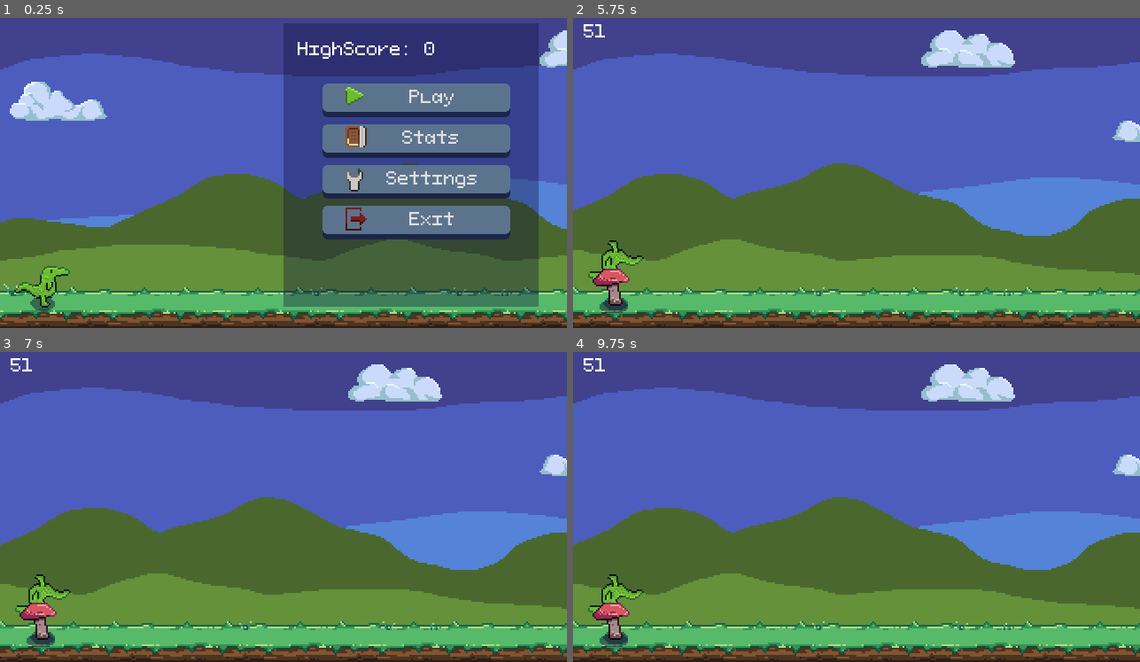
Above: before the commit, frames 1-4 (two rows, left to right).
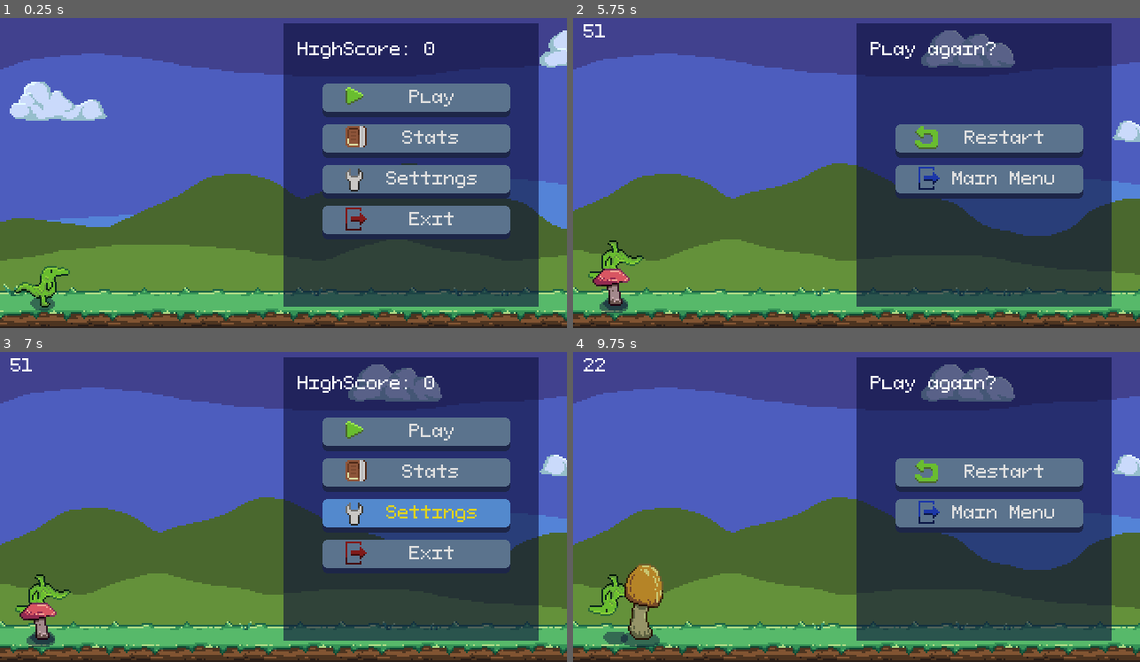
Above: after the commit, the same moments.

Repository: zMenta/DinosaurRun
Game: Godot game, scene res://main/Main.tscn
The game is run twice, just before and just after one commit, with the same random seed, the same clock (stepped at 60 frames per second) and the same inputs.
Inputs (mouse positions are in pixels of both pictures, inside the frame that each line leads up to):
- Up to frame 1 (0.25 s): no input
- Up to frame 2 (5.75 s): click "Play" at 0.5 s; tap Space (jump) at 1.52, 2.27, 3.77, 4.52, 5.27 s
- Up to frame 3 (7 s): click (413, 476) at 5.75 s, where only the run after the commit has a clickable "Restart"; click (413, 516) at 6.5 s, where only the run after the commit has a clickable "Main Menu"
- Up to frame 4 (9.75 s): click (986, 435) at 7.25 s, where only the run after the commit has a clickable "Play"; tap Space (jump) at 9.02 s

The runs differ from the first frame. In frame 1, 15% of the frame differs, in the area x 50-95%, y 15-94%; in frame 2, 41%; in frame 3, 40%; in frame 4, 43%, in the area x 1-95%, y 1-96%.

Commit message:
go back button on game over menu

Diff:
--- a/DinosaurRun/main/Main.gd
+++ b/DinosaurRun/main/Main.gd
@@ -8,8 +8,9 @@
 onready var obstacle_manager := $ObstacleManager
 onready var point_timer := $PointTimer
 onready var speed_increase_timer := $SpeedIncreaseTimer
-onready var interface := $Interface
-onready var menu := $MenuMain
+onready var interface := $Interfaces/Interface
+onready var menu_main := $Interfaces/MenuMain
+onready var menu_gameover := $Interfaces/MenuGameOver
 
 var points := 0
 
@@ -18,7 +19,7 @@
 	point_timer.start()
 	speed_increase_timer.start()
 	interface.visible = true
-	menu.visible = false
+	menu_main.visible = false
 	obstacle_manager.start_obstacles()
 
 
@@ -32,6 +33,7 @@
 	map.stop_world()
 	obstacle_manager.stop_obstacles()
 	point_timer.stop()
+	menu_gameover.visible = true
 
 
 func _on_PointTimer_timeout():
@@ -45,3 +47,12 @@
 
 func _on_MenuMain_buttonExit_pressed() -> void:
 	get_tree().quit()
+
+
+func _on_MenuGameOver_buttonRestart_pressed() -> void:
+	pass
+
+
+func _on_MenuGameOver_buttonGoBack_pressed() -> void:
+	menu_main.visible = true
+	menu_gameover.visible = false
--- a/DinosaurRun/main/Main.tscn
+++ b/DinosaurRun/main/Main.tscn
@@ -6,6 +6,7 @@
 [ext_resource path="res://scenes/player/Player.tscn" type="PackedScene" id=4]
 [ext_resource path="res://scenes/interface/interface/Interface.tscn" type="PackedScene" id=5]
 [ext_resource path="res://scenes/interface/menu_main/MenuMain.tscn" type="PackedScene" id=6]
+[ext_resource path="res://scenes/interface/menu_gameover/MenuGameOver.tscn" type="PackedScene" id=7]
 
 [node name="Main" type="Node2D"]
 script = ExtResource( 3 )
@@ -23,13 +24,20 @@
 [node name="PointTimer" type="Timer" parent="."]
 wait_time = 0.1
 
-[node name="Interface" parent="." instance=ExtResource( 5 )]
+[node name="Interfaces" type="Node" parent="."]
+
+[node name="Interface" parent="Interfaces" instance=ExtResource( 5 )]
 visible = false
 
-[node name="MenuMain" parent="." instance=ExtResource( 6 )]
+[node name="MenuMain" parent="Interfaces" instance=ExtResource( 6 )]
+
+[node name="MenuGameOver" parent="Interfaces" instance=ExtResource( 7 )]
+visible = false
 
 [connection signal="player_died" from="Player" to="." method="_on_Player_died"]
 [connection signal="timeout" from="SpeedIncreaseTimer" to="." method="_on_SpeedIncreaseTimer_timeout"]
 [connection signal="timeout" from="PointTimer" to="." method="_on_PointTimer_timeout"]
-[connection signal="buttonExit_pressed" from="MenuMain" to="." method="_on_MenuMain_buttonExit_pressed"]
-[connection signal="buttonPlay_pressed" from="MenuMain" to="." method="_on_MenuMain_buttonPlay_pressed"]
+[connection signal="buttonExit_pressed" from="Interfaces/MenuMain" to="." method="_on_MenuMain_buttonExit_pressed"]
+[connection signal="buttonPlay_pressed" from="Interfaces/MenuMain" to="." method="_on_MenuMain_buttonPlay_pressed"]
+[connection signal="buttonGoBack_pressed" from="Interfaces/MenuGameOver" to="." method="_on_MenuGameOver_buttonGoBack_pressed"]
+[connection signal="buttonRestart_pressed" from="Interfaces/MenuGameOver" to="." method="_on_MenuGameOver_buttonRestart_pressed"]
--- a/DinosaurRun/scenes/interface/menu/menu.tscn
+++ b/DinosaurRun/scenes/interface/menu/menu.tscn
@@ -9,7 +9,7 @@
 margin_top = 8.0
 margin_right = 304.0
 margin_bottom = 168.0
-color = Color( 0.0470588, 0.054902, 0.223529, 0.352941 )
+color = Color( 0.0470588, 0.054902, 0.223529, 0.592157 )
 
 [node name="LabelTitle" type="Label" parent="ColorRect"]
 margin_left = 8.0
--- /dev/null
+++ b/DinosaurRun/scenes/interface/menu_gameover/MenuGameOver.gd
@@ -0,0 +1,10 @@
+extends Control
+
+signal buttonRestart_pressed
+signal buttonGoBack_pressed
+
+func _on_ButtonRestart_pressed() -> void:
+	emit_signal("buttonRestart_pressed")
+
+func _on_ButtonGoBack_pressed() -> void:
+	emit_signal("buttonGoBack_pressed")
--- a/DinosaurRun/scenes/interface/menu_gameover/MenuGameOver.tscn
+++ b/DinosaurRun/scenes/interface/menu_gameover/MenuGameOver.tscn
@@ -1,8 +1,9 @@
-[gd_scene load_steps=6 format=2]
+[gd_scene load_steps=7 format=2]
 
 [ext_resource path="res://scenes/interface/menu/menu.tscn" type="PackedScene" id=1]
 [ext_resource path="res://scenes/interface/button/Button.tscn" type="PackedScene" id=2]
 [ext_resource path="res://common/menu_icons/menu_icons.png" type="Texture" id=3]
+[ext_resource path="res://scenes/interface/menu_gameover/MenuGameOver.gd" type="Script" id=4]
 
 [sub_resource type="AtlasTexture" id=1]
 resource_local_to_scene = true
@@ -14,7 +15,8 @@
 atlas = ExtResource( 3 )
 region = Rect2( 80, 0, 16, 16 )
 
-[node name="Menu" instance=ExtResource( 1 )]
+[node name="MenuGameOver" instance=ExtResource( 1 )]
+script = ExtResource( 4 )
 
 [node name="LabelTitle" parent="ColorRect" index="0"]
 text = "Play again?"
@@ -30,3 +32,6 @@
 margin_bottom = 91.0
 text = "Main Menu"
 icon = SubResource( 2 )
+
+[connection signal="pressed" from="ColorRect/VBoxContainer/ButtonRestart" to="." method="_on_ButtonRestart_pressed"]
+[connection signal="pressed" from="ColorRect/VBoxContainer/ButtonGoBack" to="." method="_on_ButtonGoBack_pressed"]
Not shown: 1 places in DinosaurRun/main/Main.tscn that only renumber resources
